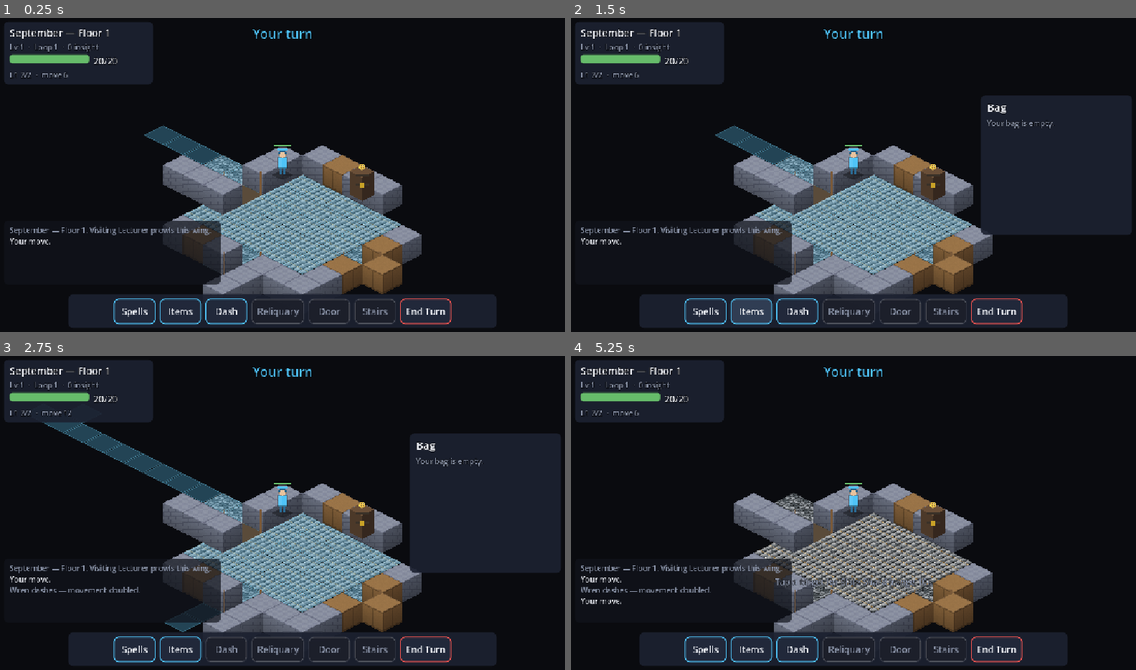
Above: before the commit, frames 1-4 (two rows, left to right).
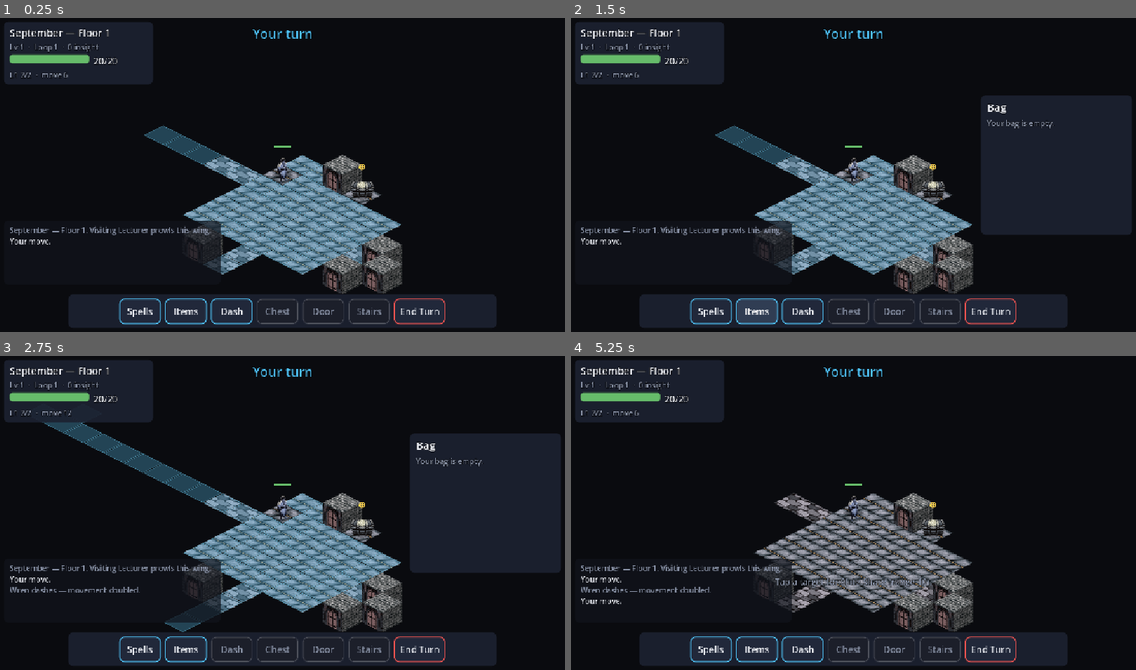
Above: after the commit, the same moments.

Repository: icco/curriculum
Game: Godot game, scene res://scenes/Main.tscn
Same seed, same stepped clock (60 frames per second), same inputs: the game is played once before the commit and once after it.
Inputs (mouse positions are in pixels of both pictures, inside the frame that each line leads up to):
- Up to frame 1 (0.25 s): no input
- Up to frame 2 (1.5 s): click "Spells" at 0.5 s; click "Items" at 1.25 s
- Up to frame 3 (2.75 s): click "Dash" at 2 s
- Up to frame 4 (5.25 s): click "End Turn" at 2.75 s; tap Enter (action_confirm) at 3.5 s; move the mouse to (977, 497) at 3.52 s; hold Enter (action_confirm) 3.53-4.25 s; click (977, 497) at 3.67 s; click "Spells" at 4.25 s; click "Slate Shard — cantrip" at 5 s

The runs differ from the first frame. In frame 1, 14% of the frame differs, in the area x 20-80%, y 40-98%; in frame 2, 15%; in frame 3, 14%; in frame 4, 15%.

Commit message:
feat(art): finish the generated art set (#5)
Finishes the generated art set: floors, doors, eight props, twelve
figures.
`art present: 29, still procedural: 0`. Also stops drawing walls,
renames reliquary
to chest, and names the room Vault Row.

## Walls are gone

Full-height wall cubes hid the room you were standing in. A wall cell
was already
indistinguishable from void for movement and sight, so nothing is drawn
for them
now and rooms read from the floor silhouette. That also exposed
`block_door_open`:
a stone cube with a small arch that read as solid wall. Standing
geometry now means
impassable, so an open doorway draws as floor and the only block left is
the closed
door.

## What to look at

- **`scripts/view/BoardView.gd`** and **`ArtFactory`**: the wall and
open-door
  branches, `Block` down to a single entry.
- **`tools/make_block.gd`** builds the door block by shearing one flat
texture onto
the three visible faces of a cube and shading them differently, with a
second
texture for the front-left face. Standard isometric technique, and it
puts the
  footprint on the grid exactly.
- **`assets/prompts/manifest.json`**: `blocks` (finished cubes) becomes
`block_textures` (flat inputs); `tile_rules` becomes `rules` since it
now
  overrides framing for block faces too; `figure_rules` is new.
- **The reliquary rename** touches the Prop and Floor enums, the room
type and its
label, the HUD button, hint and log strings, and asset filenames.
Mechanical, but
it is the part that touches gameplay code. The container is a chest; the
room full
  of them is Vault Row.

Props and figures needed no new code: `removeBackground` gives real
alpha, and the
importer trims and scales to `HEIGHTS`.

## Two prompt rules that were load-bearing

- **Cutouts must be told the camera.** Without it props came back at
mixed angles,
some straight-on and some from above, which reads as unrelated objects
once they
  are on one floor.
- **Figures must be told to out-value the floor.** At 44-66 pixels a
dark robe on a
dark tile is a smudge. `figure_rules` asks for a lighter value plus a
rim light;
  robe hue then does the work of telling them apart.

## Checks

`tools/check.sh` green. Blocks, props and figures all verified in-game
across three
seeds, not just in the atlas.

## Known rough edges

- The warm honey desks and stools are the most saturated things on
screen. That was
  deliberate, to fix them vanishing against the dark floors.
- Rejected variants live in `assets/source/rejects/` (gitignored) rather
than being
deleted, because re-picking after an in-game check otherwise costs a
regenerate.

---------

Co-authored-by: Claude Opus 5 <noreply@anthropic.com>

Diff:
--- a/scripts/Main.gd
+++ b/scripts/Main.gd
@@ -171,13 +171,13 @@
 	var container: Dictionary = session.map.containers.get(cell, {})
 	if not container.is_empty() and not bool(container.get("looted", false)):
 		if not session.has_action():
-			hud.set_hint("No action left to open that reliquary.")
+			hud.set_hint("No action left to open that chest.")
 			return true
 		pending = {"kind": "loot", "cell": cell}
 		mode = Mode.PREVIEW
 		board.set_cursor(cell)
 		hud.show_confirm("Open")
-		hud.set_hint("Open the reliquary. Tap again or Confirm.")
+		hud.set_hint("Open the chest. Tap again or Confirm.")
 		return true
 	if session.map.doors.has(cell):
 		pending = {"kind": "door", "cell": cell}
--- a/scripts/core/FloorSession.gd
+++ b/scripts/core/FloorSession.gd
@@ -252,14 +252,14 @@
 		return []
 	var cell := adjacent_container()
 	if cell == Vector2i(-1, -1):
-		return [{"type": "info", "text": "No reliquary within reach."}]
+		return [{"type": "info", "text": "No chest within reach."}]
 	if not tm.spend_action(player):
 		return [{"type": "info", "text": "No action left this turn."}]
 	(map.containers[cell] as Dictionary)["looted"] = true
 	var item := Roster.roll_loot(depth)
 	if item == null:
 		return [{"type": "loot", "cell": cell, "item": null,
-			"text": "The reliquary is empty. Someone got here first."}]
+			"text": "The chest is empty. Someone got here first."}]
 	return [{"type": "loot", "cell": cell, "item": item, "text": _take_item(item)}]
 
 ## Auto-equips upgrades so mobile play needs no inventory screen.
--- a/scripts/core/MapData.gd
+++ b/scripts/core/MapData.gd
@@ -5,7 +5,7 @@
 ## (line of sight, cover, reachability). Knows nothing about rendering.
 
 enum Tile { VOID, FLOOR, WALL, DOOR, STAIRS }
-enum Prop { NONE, DESK, CHAIR, BRAZIER, RELIQUARY, BOOKSHELF, RUNE_SLATE, PODIUM }
+enum Prop { NONE, DESK, CHAIR, BRAZIER, CHEST, BOOKSHELF, RUNE_SLATE, PODIUM }
 enum Cover { NONE, HALF, THREE_QUARTERS }
 
 ## Waist-high props: they cost movement and grant half cover, but you can see
@@ -13,7 +13,7 @@
 const LOW_PROPS := [Prop.DESK, Prop.CHAIR, Prop.BRAZIER, Prop.PODIUM]
 ## Props taller than a person: three-quarters cover to anyone standing against
 ## them, and a hard sight blocker at any greater distance.
-const TALL_PROPS := [Prop.RELIQUARY, Prop.BOOKSHELF, Prop.RUNE_SLATE]
+const TALL_PROPS := [Prop.CHEST, Prop.BOOKSHELF, Prop.RUNE_SLATE]
 
 const DIRS_8 := [
 	Vector2i(1, 0), Vector2i(-1, 0), Vector2i(0, 1), Vector2i(0, -1),
--- a/scripts/core/MapGenerator.gd
+++ b/scripts/core/MapGenerator.gd
@@ -3,7 +3,7 @@
 
 ## NetHack-flavoured floor plan generator dressed up as an academy wing:
 ## rejection-sampled rectangular rooms joined by one-tile hallways, then
-## furnished with cover props, warded reliquaries, doors and a stairwell.
+## furnished with cover props, warded chests, doors and a stairwell.
 
 const ROOM_KINDS := {
 	"lecture_hall": {"label": "Lecture Hall", "weight": 4.0, "min": Vector2i(6, 5), "max": Vector2i(11, 8)},
@@ -11,7 +11,7 @@
 	"scriptorium": {"label": "Scriptorium", "weight": 1.5, "min": Vector2i(8, 7), "max": Vector2i(13, 10)},
 	"refectory": {"label": "Refectory", "weight": 1.0, "min": Vector2i(9, 8), "max": Vector2i(14, 11)},
 	"training_yard": {"label": "Training Yard", "weight": 1.0, "min": Vector2i(10, 8), "max": Vector2i(14, 11)},
-	"reliquary_row": {"label": "Reliquary Row", "weight": 2.0, "min": Vector2i(5, 4), "max": Vector2i(9, 7)},
+	"vault_row": {"label": "Vault Row", "weight": 2.0, "min": Vector2i(5, 4), "max": Vector2i(9, 7)},
 	"proctors_study": {"label": "Proctor's Study", "weight": 1.5, "min": Vector2i(5, 4), "max": Vector2i(8, 6)},
 }
 
@@ -173,7 +173,7 @@
 			"scriptorium": _furnish_scriptorium(map, room)
 			"refectory": _furnish_refectory(map, room)
 			"training_yard": _furnish_training_yard(map, room)
-			"reliquary_row": _furnish_reliquaries(map, room)
+			"vault_row": _furnish_chests(map, room)
 			"proctors_study": _furnish_study(map, room)
 	_scatter_hall_props(map)
 	_clear_thresholds(map)
@@ -214,7 +214,7 @@
 				_try_prop(map, Vector2i(x, y), MapData.Prop.DESK)
 	for i in 3:
 		_try_prop(map, map.random_floor_in_room(room), MapData.Prop.BOOKSHELF)
-	_try_prop(map, map.random_floor_in_room(room), MapData.Prop.RELIQUARY)
+	_try_prop(map, map.random_floor_in_room(room), MapData.Prop.CHEST)
 
 func _furnish_scriptorium(map: MapData, room: Dictionary) -> void:
 	var rect: Rect2i = room["rect"]
@@ -238,21 +238,21 @@
 	for i in 5:
 		_try_prop(map, map.random_floor_in_room(room), MapData.Prop.CHAIR)
 	for i in 2:
-		_try_prop(map, map.random_floor_in_room(room), MapData.Prop.RELIQUARY)
-
-func _furnish_reliquaries(map: MapData, room: Dictionary) -> void:
+		_try_prop(map, map.random_floor_in_room(room), MapData.Prop.CHEST)
+
+func _furnish_chests(map: MapData, room: Dictionary) -> void:
 	var rect: Rect2i = room["rect"]
 	for x in range(rect.position.x, rect.end.x):
 		if Dice.chance(0.7):
-			_try_prop(map, Vector2i(x, rect.position.y), MapData.Prop.RELIQUARY)
+			_try_prop(map, Vector2i(x, rect.position.y), MapData.Prop.CHEST)
 		if Dice.chance(0.7):
-			_try_prop(map, Vector2i(x, rect.end.y - 1), MapData.Prop.RELIQUARY)
+			_try_prop(map, Vector2i(x, rect.end.y - 1), MapData.Prop.CHEST)
 
 func _furnish_study(map: MapData, room: Dictionary) -> void:
 	var rect: Rect2i = room["rect"]
 	_try_prop(map, rect.position, MapData.Prop.DESK)
 	_try_prop(map, Vector2i(rect.end.x - 1, rect.position.y), MapData.Prop.BOOKSHELF)
-	_try_prop(map, Vector2i(rect.position.x, rect.end.y - 1), MapData.Prop.RELIQUARY)
+	_try_prop(map, Vector2i(rect.position.x, rect.end.y - 1), MapData.Prop.CHEST)
 	for i in 2:
 		_try_prop(map, map.random_floor_in_room(room), MapData.Prop.CHAIR)
 
@@ -271,7 +271,7 @@
 			if wall_neighbors >= 2:
 				continue
 			if Dice.chance(0.03):
-				_try_prop(map, p, MapData.Prop.RELIQUARY)
+				_try_prop(map, p, MapData.Prop.CHEST)
 			elif Dice.chance(0.03):
 				_try_prop(map, p, MapData.Prop.BRAZIER)
 
@@ -369,7 +369,7 @@
 	for y in height:
 		for x in width:
 			var p := Vector2i(x, y)
-			if map.prop_at(p) == MapData.Prop.RELIQUARY and _adjacent_reachable(map, p, reach):
+			if map.prop_at(p) == MapData.Prop.CHEST and _adjacent_reachable(map, p, reach):
 				locker_cells.append(p)
 
 	for p: Vector2i in Dice.shuffled(locker_cells).slice(0, loot_target):
@@ -396,7 +396,7 @@
 	for p: Vector2i in Dice.shuffled(candidates):
 		if map.containers.size() >= loot_target:
 			break
-		map.set_prop(p, MapData.Prop.RELIQUARY)
+		map.set_prop(p, MapData.Prop.CHEST)
 		var after: Dictionary = map.flood_fill(map.entry_pos, width * height)["cost"]
 		if after.size() < baseline - 1:
 			map.set_prop(p, MapData.Prop.NONE)  # would have sealed something off
--- a/scripts/ui/HUD.gd
+++ b/scripts/ui/HUD.gd
@@ -123,7 +123,7 @@
 		["spells", "Spells", &""],
 		["items", "Items", &""],
 		["dash", "Dash", &""],
-		["loot", "Reliquary", &""],
+		["loot", "Chest", &""],
 		["door", "Door", &""],
 		["descend", "Stairs", &""],
 		["end_turn", "End Turn", &"DangerButton"],
--- a/scripts/view/ArtFactory.gd
+++ b/scripts/view/ArtFactory.gd
@@ -9,9 +9,9 @@
 const BLOCK_H := 32  ## how far a wall/door block rises above its floor diamond
 
 ## Floor tile ids inside the floor atlas (one column each).
-enum Floor { HALL, LECTURE_HALL, ALCHEMY, SCRIPTORIUM, REFECTORY, TRAINING_YARD, RELIQUARY, STUDY, STAIRS }
+enum Floor { HALL, LECTURE_HALL, ALCHEMY, SCRIPTORIUM, REFECTORY, TRAINING_YARD, VAULT, STUDY, STAIRS }
 ## Block tile ids inside the block atlas.
-enum Block { WALL, DOOR_CLOSED, DOOR_OPEN }
+enum Block { DOOR }
 
 const ROOM_FLOOR := {
 	"lecture_hall": Floor.LECTURE_HALL,
@@ -19,7 +19,7 @@
 	"scriptorium": Floor.SCRIPTORIUM,
 	"refectory": Floor.REFECTORY,
 	"training_yard": Floor.TRAINING_YARD,
-	"reliquary_row": Floor.RELIQUARY,
+	"vault_row": Floor.VAULT,
 	"proctors_study": Floor.STUDY,
 }
 
@@ -30,7 +30,7 @@
 	Floor.SCRIPTORIUM: {"base": Color("6b3f42"), "alt": Color("6b3f42"), "line": Color("532f33"), "pattern": "plain"},
 	Floor.REFECTORY: {"base": Color("5e6b44"), "alt": Color("6a7850"), "line": Color("4a5436"), "pattern": "checker"},
 	Floor.TRAINING_YARD: {"base": Color("8a6a3a"), "alt": Color("8a6a3a"), "line": Color("6d5330"), "pattern": "planks"},
-	Floor.RELIQUARY: {"base": Color("4f5560"), "alt": Color("4f5560"), "line": Color("3c414a"), "pattern": "plain"},
+	Floor.VAULT: {"base": Color("4f5560"), "alt": Color("4f5560"), "line": Color("3c414a"), "pattern": "plain"},
 	Floor.STUDY: {"base": Color("3f5749"), "alt": Color("3f5749"), "line": Color("31443a"), "pattern": "plain"},
 	Floor.STAIRS: {"base": Color("2f6b8a"), "alt": Color("3a7ea1"), "line": Color("235268"), "pattern": "stairs"},
 }
@@ -64,14 +64,8 @@
 	var block_img := Image.create(TILE_W * block_count, block_h, false, Image.FORMAT_RGBA8)
 	block_img.fill(Color(0, 0, 0, 0))
 	var block_size := Vector2i(TILE_W, block_h)
-	if not _blit_art(block_img, ArtLibrary.block_key(Block.WALL), Block.WALL * TILE_W, 0, block_size):
-		_paint_wall(block_img, Block.WALL * TILE_W)
-	if not _blit_art(block_img, ArtLibrary.block_key(Block.DOOR_CLOSED),
-			Block.DOOR_CLOSED * TILE_W, 0, block_size):
-		_paint_door(block_img, Block.DOOR_CLOSED * TILE_W, false)
-	if not _blit_art(block_img, ArtLibrary.block_key(Block.DOOR_OPEN),
-			Block.DOOR_OPEN * TILE_W, 0, block_size):
-		_paint_door(block_img, Block.DOOR_OPEN * TILE_W, true)
+	if not _blit_art(block_img, ArtLibrary.block_key(Block.DOOR), Block.DOOR * TILE_W, 0, block_size):
+		_paint_door(block_img, Block.DOOR * TILE_W)
 	var block_src := TileSetAtlasSource.new()
 	block_src.texture = ImageTexture.create_from_image(block_img)
 	block_src.texture_region_size = Vector2i(TILE_W, block_h)
@@ -140,28 +134,7 @@
 			col = _jitter(col, x0 + x, y, 0.03)
 			img.set_pixel(x0 + x, y, col)
 
-static func _paint_wall(img: Image, x0: int) -> void:
-	var top := Color("8d93a3")
-	var left := Color("656b7a")
-	var right := Color("4a4f5c")
-	_paint_block(img, x0, top, left, right, "brick")
-
-static func _paint_door(img: Image, x0: int, open: bool) -> void:
-	if open:
-		# Open doorway: floor plus two short posts, so sight lines read clearly.
-		var frame := Color("7a5a3a")
-		for y in TILE_H:
-			var half := _diamond_half(y)
-			for x in range(TILE_W / 2 - half, TILE_W / 2 + half):
-				img.set_pixel(x0 + x, y + BLOCK_H, Color("5a4b3a"))
-		for post_x: int in [2, TILE_W - 3]:
-			for dy in range(BLOCK_H + 6):
-				var base_y: int = TILE_H / 2 + BLOCK_H - dy
-				for w in 3:
-					var px: int = clampi(post_x + w - 1, 0, TILE_W - 1)
-					if base_y >= 0 and base_y < img.get_height():
-						img.set_pixel(x0 + px, base_y, frame)
-		return
+static func _paint_door(img: Image, x0: int) -> void:
 	_paint_block(img, x0, Color("9a7448"), Color("7d5c37"), Color("5c4228"), "panel")
 
 ## Draws an isometric cube: top diamond plus the two visible side faces.
@@ -182,15 +155,8 @@
 			if y < 0 or y >= h:
 				continue
 			var col := face
-			match style:
-				"brick":
-					var row := int((y) / 6)
-					var brick_x := x + (4 if row % 2 == 0 else 0)
-					if y % 6 == 0 or brick_x % 12 == 0:
-						col = Color(face.r * 0.82, face.g * 0.82, face.b * 0.85)
-				"panel":
-					if x % 16 < 2 or dy < 2 or dy > BLOCK_H - 4:
-						col = Color(face.r * 0.8, face.g * 0.8, face.b * 0.8)
+			if style == "panel" and (x % 16 < 2 or dy < 2 or dy > BLOCK_H - 4):
+				col = Color(face.r * 0.8, face.g * 0.8, face.b * 0.8)
 			# Vertical falloff gives the block some volume.
 			var shade: float = 1.0 - float(dy) / float(BLOCK_H) * 0.25
 			col = Color(col.r * shade, col.g * shade, col.b * shade)
@@ -199,8 +165,6 @@
 		var half := _diamond_half(y)
 		for x in range(TILE_W / 2 - half, TILE_W / 2 + half):
 			var col: Color = top
-			if style == "brick" and ((x / 8) + (y / 4)) % 2 == 0:
-				col = Color(top.r * 0.94, top.g * 0.94, top.b * 0.96)
 			if x <= TILE_W / 2 - half + 1 or x >= TILE_W / 2 + half - 2:
 				col = Color(top.r * 0.78, top.g * 0.78, top.b * 0.82)
 			img.set_pixel(x0 + x, y, _jitter(col, x0 + x, y, 0.02))
--- a/scripts/view/BoardView.gd
+++ b/scripts/view/BoardView.gd
@@ -171,11 +171,18 @@
 
 	match tile:
 		MapData.Tile.WALL:
-			block_layer.set_cell(cell, _block_source, Vector2i(ArtFactory.Block.WALL, 0))
+			# Deliberately nothing. Full-height wall cubes on the near side of a
+			# room hid the room you were standing in, and a wall cell is already
+			# indistinguishable from void for movement and sight, so the floor's
+			# silhouette carries the boundary instead.
+			pass
 		MapData.Tile.DOOR:
+			# Only a closed door gets a block. Now that walls are not drawn,
+			# standing geometry means impassable, so an open doorway is floor you
+			# can walk over — which is also what it is.
 			floor_layer.set_cell(cell, _floor_source, Vector2i(ArtFactory.Floor.HALL, 0))
-			var art: int = ArtFactory.Block.DOOR_OPEN if map.is_door_open(cell) else ArtFactory.Block.DOOR_CLOSED
-			block_layer.set_cell(cell, _block_source, Vector2i(art, 0))
+			if not map.is_door_open(cell):
+				block_layer.set_cell(cell, _block_source, Vector2i(ArtFactory.Block.DOOR, 0))
 		MapData.Tile.STAIRS:
 			floor_layer.set_cell(cell, _floor_source, Vector2i(ArtFactory.Floor.STAIRS, 0))
 		_:
--- a/scripts/view/PropSprite.gd
+++ b/scripts/view/PropSprite.gd
@@ -47,7 +47,7 @@
 			IsoDraw.shadow(self, 0.4, 0.26)
 			IsoDraw.box(self, 0.36, 20, Color("6b4a2f"))
 			IsoDraw.box(self, 0.5, 3, Color("8a6440"), Vector2(0, -20))
-		MapData.Prop.RELIQUARY:
+		MapData.Prop.CHEST:
 			IsoDraw.shadow(self, 0.6, 0.32)
 			var body: Color = Color("6a4f38") if not looted else Color("4a392b")
 			IsoDraw.box(self, 0.62, 38, body)
@@ -78,7 +78,7 @@
 		_:
 			pass
 
-## Warded seal: this reliquary still holds something.
+## Warded seal: this chest still holds something.
 func _draw_seal() -> void:
 	draw_circle(Vector2(0, -45), 5.0, Color(1.0, 0.84, 0.35, 0.35))
 	draw_arc(Vector2(0, -45), 4.0, 0, TAU, 12, Color("ffd54f"), 1.6)
--- a/tests/test_art.gd
+++ b/tests/test_art.gd
@@ -133,18 +133,19 @@
 	falsy(ArtLibrary.has("entities/nobody"), "has() reports absence")
 
 func test_art_keys_match_the_enum_names() -> void:
-	eq(ArtLibrary.prop_key(MapData.Prop.RELIQUARY), "props/reliquary", "prop key from enum")
+	eq(ArtLibrary.prop_key(MapData.Prop.CHEST), "props/chest", "prop key from enum")
 	eq(ArtLibrary.prop_key(MapData.Prop.RUNE_SLATE), "props/rune_slate", "underscored prop key")
 	eq(ArtLibrary.floor_key(ArtFactory.Floor.SCRIPTORIUM), "tiles/floor_scriptorium", "floor key")
-	eq(ArtLibrary.block_key(ArtFactory.Block.DOOR_OPEN), "tiles/block_door_open", "block key")
+	eq(ArtLibrary.block_key(ArtFactory.Block.DOOR), "tiles/block_door", "block key")
 	eq(ArtLibrary.entity_key("rector"), "entities/rector", "entity key")
 
 func test_inventory_lists_every_sprite_the_game_can_use() -> void:
 	var inventory := ArtLibrary.inventory()
 	var total: int = (inventory["tiles"] as Array).size() + (inventory["props"] as Array).size() \
 		+ (inventory["entities"] as Array).size() + (inventory["missing"] as Array).size()
-	# 9 floors + 3 blocks + 7 props + player + every enemy archetype.
-	eq(total, 9 + 3 + 7 + 1 + Roster.enemies().size(), "inventory covers the full art set")
+	# 9 floors + 1 door block + 7 props + player + every enemy archetype. Walls are
+	# not drawn at all, and an open doorway is floor, so neither has a sprite.
+	eq(total, 9 + 1 + 7 + 1 + Roster.enemies().size(), "inventory covers the full art set")
 	for key: String in inventory["missing"]:
 		falsy(ArtLibrary.has(key), "%s really is missing" % key)
 
--- a/tests/test_combat.gd
+++ b/tests/test_combat.gd
@@ -85,7 +85,7 @@
 	eq(int(half["ac"]), bare + 2, "half cover adds 2 AC")
 
 	m.set_prop(Vector2i(5, 5), MapData.Prop.NONE)
-	m.set_prop(Vector2i(7, 5), MapData.Prop.RELIQUARY)
+	m.set_prop(Vector2i(7, 5), MapData.Prop.CHEST)
 	var three := Combat.defended_ac(defender, attacker.grid_pos, m)
 	eq(int(three["ac"]), bare + 5, "three-quarters cover adds 5 AC")
 
--- a/tests/test_map.gd
+++ b/tests/test_map.gd
@@ -55,7 +55,7 @@
 
 func test_tall_props_give_three_quarters_when_hugged() -> void:
 	var m := _open_room()
-	m.set_prop(Vector2i(7, 5), MapData.Prop.RELIQUARY)
+	m.set_prop(Vector2i(7, 5), MapData.Prop.CHEST)
 	# Locker sits directly in front of the defender at (8,5).
 	truthy(m.has_line_of_sight(Vector2i(2, 5), Vector2i(8, 5)), "adjacent locker still allows the shot")
 	eq(m.cover_between(Vector2i(2, 5), Vector2i(8, 5)), MapData.Cover.THREE_QUARTERS, "locker = 3/4 cover")
--- a/tests/test_mapgen.gd
+++ b/tests/test_mapgen.gd
@@ -87,7 +87,7 @@
 		truthy(map.containers.size() >= 2, "at least two lootable lockers")
 		var reach: Dictionary = map.flood_fill(map.entry_pos, map.width * map.height)["cost"]
 		for p: Vector2i in map.containers:
-			eq(map.prop_at(p), MapData.Prop.RELIQUARY, "container %s is a locker" % str(p))
+			eq(map.prop_at(p), MapData.Prop.CHEST, "container %s is a locker" % str(p))
 			var adjacent := false
 			for dir: Vector2i in MapData.DIRS_8:
 				if reach.has(p + dir):
--- a/tools/import_assets.gd
+++ b/tools/import_assets.gd
@@ -23,7 +23,7 @@
 const HEIGHTS := {
 	# props
 	"desk": 30, "chair": 26, "brazier": 40, "podium": 34,
-	"rune_slate": 48, "reliquary": 52, "reliquary_looted": 52, "bookshelf": 62,
+	"rune_slate": 48, "chest": 52, "chest_looted": 52, "bookshelf": 62,
 	# entities: a person is 48, rank reads through size
 	"player": 48, "novice": 44, "disputation_adept": 46, "illusionist": 47,
 	"battle_chanter": 50, "proctor": 50, "visiting_lecturer": 50,
--- /dev/null
+++ b/tools/make_block.gd
@@ -0,0 +1,134 @@
+extends SceneTree
+
+## Builds an isometric wall or door block from flat textures.
+##
+##   godot --headless --path . --script tools/make_block.gd -- <material> <name> [face]
+##
+## Writes assets/source/tiles/<name>.png with alpha, for tools/import-assets.sh.
+##
+## Standard isometric practice: take a flat square and scale, shear and rotate it
+## once per visible face, then shade the three faces differently. Same reason as
+## tools/make_tile.gd — the footprint has to line up with the grid exactly, which
+## no generator manages, so the geometry is constructed and the model only paints
+## flat material. `face` is an optional second texture for the front-left face,
+## which is how a door gets into a wall block.
+
+const OUT_DIR := "res://assets/source/tiles"
+## Accepted textures are kept here, as tools/make_tile.gd does: the shading below
+## is baked into the output, and regenerating gives different art.
+const TEXTURE_DIR := "res://assets/source/textures"
+const KEEP_WIDTH := 512
+## Output is WIDTH wide; the top face is WIDTH/2 tall and the block rises RISE
+## below it, matching the 64x64 block cell whose footprint is its bottom half.
+const WIDTH := 512
+const RISE := 256
+## One light source, so the faces have to differ or the cube reads flat.
+const SHADE_TOP := 1.0
+const SHADE_LEFT := 0.72
+const SHADE_RIGHT := 0.55
+
+var _ran: bool = false
+
+func _process(_delta: float) -> bool:
+	if _ran:
+		return true
+	_ran = true
+	var args := OS.get_cmdline_user_args()
+	if args.size() < 2:
+		push_error("usage: make_block.gd -- <material> <name> [face]")
+		quit(1)
+		return true
+	quit(0 if _build(args[0], args[1], args[2] if args.size() > 2 else "") else 1)
+	return true
+
+func _build(material_path: String, name: String, face_path: String) -> bool:
+	var material := _load(material_path)
+	if material == null:
+		return false
+	var face: Image = null
+	if face_path != "":
+		face = _load(face_path)
+		if face == null:
+			return false
+
+	_keep(material, material_path)
+	if face != null:
+		_keep(face, face_path)
+
+	var block := construct(material, face, WIDTH, RISE)
+	DirAccess.make_dir_recursive_absolute(ProjectSettings.globalize_path(OUT_DIR))
+	var path := "%s/%s.png" % [OUT_DIR, name]
+	var err := block.save_png(ProjectSettings.globalize_path(path))
+	if err != OK:
+		push_error("could not write %s: %d" % [path, err])
+		return false
+	print("wrote %s (%dx%d)" % [path, block.get_width(), block.get_height()])
+	return true
+
+## Saves the accepted texture under its own name, minus any -N variant suffix.
+func _keep(texture: Image, path: String) -> void:
+	var stem := path.get_file().get_basename()
+	var dash := stem.rfind("-")
+	if dash > 0 and stem.substr(dash + 1).is_valid_int():
+		stem = stem.substr(0, dash)
+	var copy := texture.duplicate()
+	if copy.get_width() > KEEP_WIDTH:
+		copy.resize(KEEP_WIDTH, KEEP_WIDTH, Image.INTERPOLATE_LANCZOS)
+	DirAccess.make_dir_recursive_absolute(ProjectSettings.globalize_path(TEXTURE_DIR))
+	copy.save_png(ProjectSettings.globalize_path("%s/%s.png" % [TEXTURE_DIR, stem]))
+
+func _load(path: String) -> Image:
+	var image := Image.load_from_file(path)
+	if image == null:
+		push_error("could not read %s" % path)
+		return null
+	image.convert(Image.FORMAT_RGBA8)
+	return image
+
+## Assembles the three faces. `face`, when given, replaces the front-left one.
+##
+## Walks the destination like tools/make_tile.gd does, testing the top diamond
+## first and then the two side parallelograms. Each side is parametrised along its
+## own top edge, so the texture shears with the face instead of being sampled from
+## screen space.
+static func construct(material: Image, face: Image, width: int, rise: int) -> Image:
+	var top_h := width / 2
+	var out := Image.create(width, top_h + rise, false, Image.FORMAT_RGBA8)
+	out.fill(Color(0, 0, 0, 0))
+	var half_w := width / 2.0
+	var quarter := top_h / 2.0
+
+	for y in out.get_height():
+		for x in out.get_width():
+			# Top face: the same 2:1 diamond a floor tile uses.
+			var dx := (x + 0.5 - half_w) / half_w
+			var dy := (y + 0.5 - quarter) / quarter
+			if absf(dx) + absf(dy) <= 1.0:
+				var u := (dx + dy + 1.0) * 0.5
+				var v := (dy - dx + 1.0) * 0.5
+				out.set_pixel(x, y, _sample(material, u, v, SHADE_TOP))
+				continue
+
+			var on_left := x < half_w
+			# Distance along the face's top edge, 0 at the outer vertex.
+			var along: float = (x + 0.5) / half_w if on_left else (x + 0.5 - half_w) / half_w
+			if along < 0.0 or along > 1.0:
+				continue
+			var edge_y: float = quarter + along * quarter if on_left else top_h - along * quarter
+			var down := (y + 0.5 - edge_y) / float(rise)
+			if down < 0.0 or down > 1.0:
+				continue
+			var source := material
+			var shade := SHADE_RIGHT
+			if on_left:
+				shade = SHADE_LEFT
+				if face != null:
+					source = face
+			out.set_pixel(x, y, _sample(source, along, down, shade))
+	return out
+
+static func _sample(texture: Image, u: float, v: float, shade: float) -> Color:
+	var sx := clampi(int(u * texture.get_width()), 0, texture.get_width() - 1)
+	var sy := clampi(int(v * texture.get_height()), 0, texture.get_height() - 1)
+	var c := texture.get_pixel(sx, sy)
+	return Color(c.r * shade, c.g * shade, c.b * shade, 1.0)
Not shown, changed: assets/prompts/manifest.json
Binary file added: assets/source/entities/alchemy_master.webp
Not shown, added: assets/source/entities/alchemy_master.webp.import
Binary file added: assets/source/entities/battle_chanter.webp
Not shown, added: assets/source/entities/battle_chanter.webp.import
Binary file added: assets/source/entities/disputation_adept.webp
Not shown, added: assets/source/entities/disputation_adept.webp.import
Binary file added: assets/source/entities/drillmaster.webp
Not shown, added: assets/source/entities/drillmaster.webp.import
Binary file added: assets/source/entities/illusionist.webp
Not shown, added: assets/source/entities/illusionist.webp.import
Binary file added: assets/source/entities/novice.webp
(and 166 more such lines)
